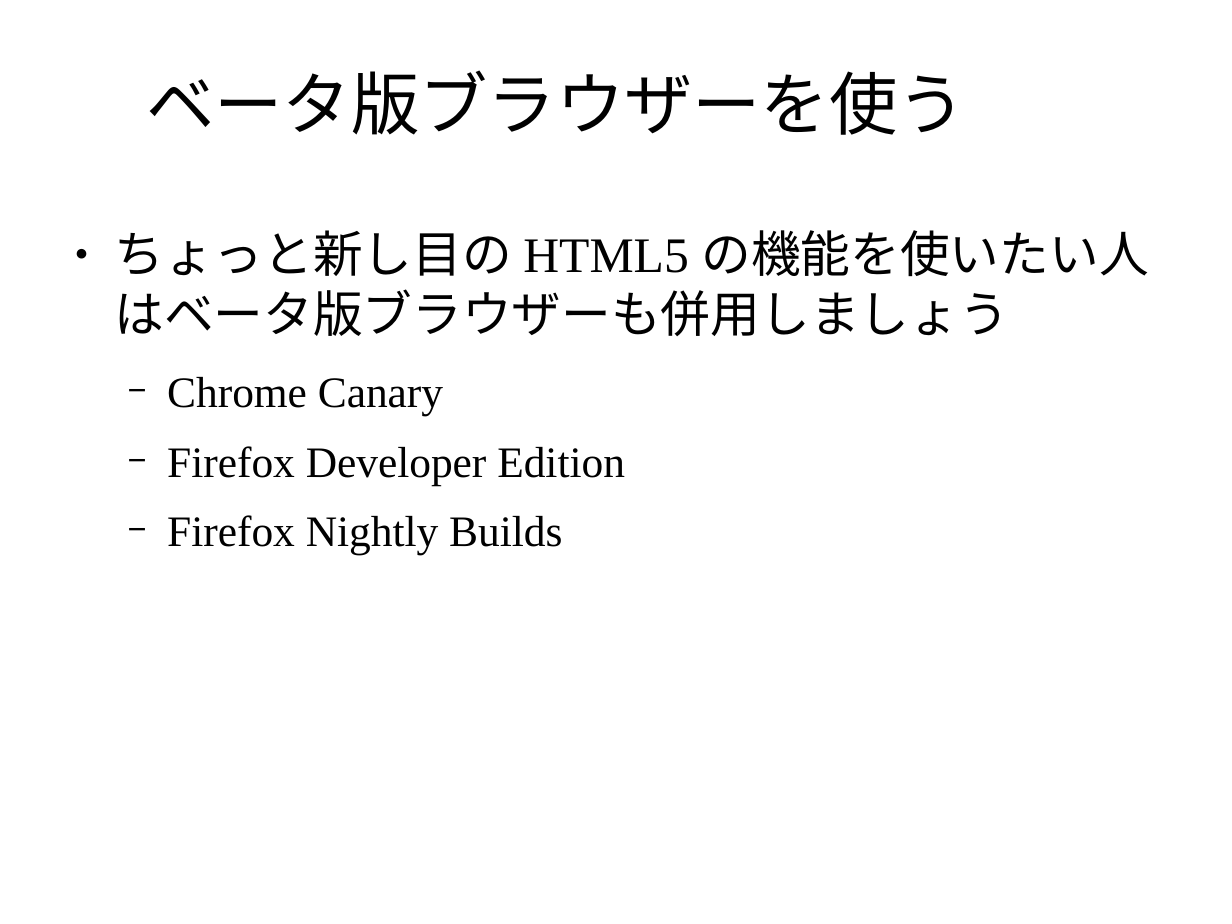
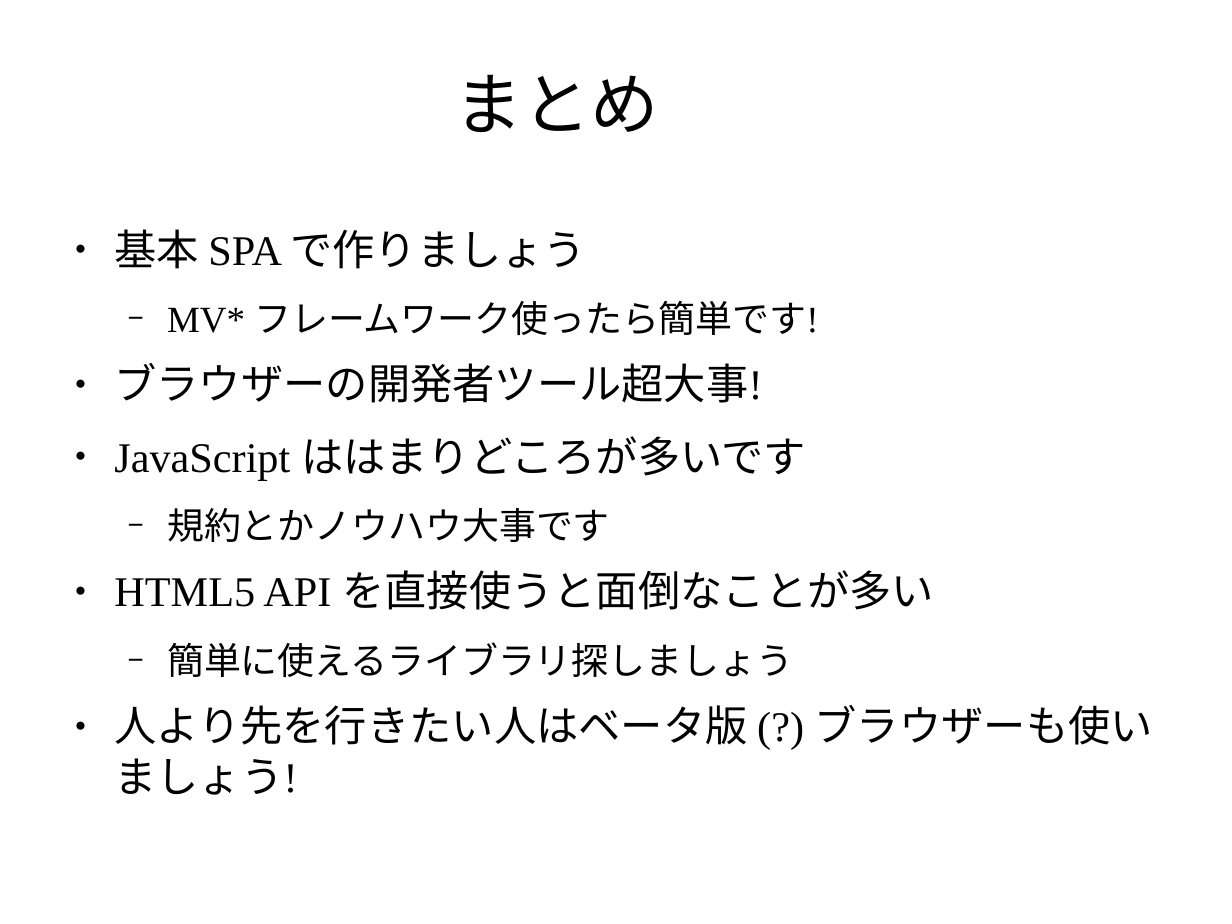
Before and after one commit to masakura/slides, a slide deck: slide 51 of html5jk#1/slide2.odp (slide 28 before the commit). Drawn at 1232x924 pixels with LibreOffice and Linux fonts; fonts in the diff are those of the drawing; background and template pictures are left out. Boxes give left, top, right and bottom in pixels: in the first picture for what was removed or moved away, otherwise in the second. Text is boxed around its words. In the diff, an @@ line names an element or a change of style, - is before the commit and + after.

Commit message:
第二章スライドをよりわかりやすく

```diff
--- a/html5jk#1/slide2.odp
+++ b/html5jk#1/slide2.odp
@@ title at (454, 74, 659, 132): text changed @@
-ベータ版ブラウザーを使う
+まとめ
@@ text at (114, 229, 1153, 745): text changed; size 28 to 27.2 pt @@
-● ちょっと新し目の HTML5 の機能を使いたい人はベータ版ブラウザーも併用しましょう
-  − Chrome Canary
-  − Firefox Developer Edition
-  − Firefox Nightly Builds
+● 基本 SPA で作りましょう
+  − MV* フレームワーク使ったら簡単です!
+● ブラウザーの開発者ツール超大事!
+● JavaScript ははまりどころが多いです
+  − 規約とかノウハウ大事です
+● HTML5 API を直接使うと面倒なことが多い
+  − 簡単に使えるライブラリ探しましょう
+● 人より先を行きたい人はベータ版 (?) ブラウザーも使いましょう!
```
Also in this commit, not shown: 4 other slides changed, 19 slides added.
